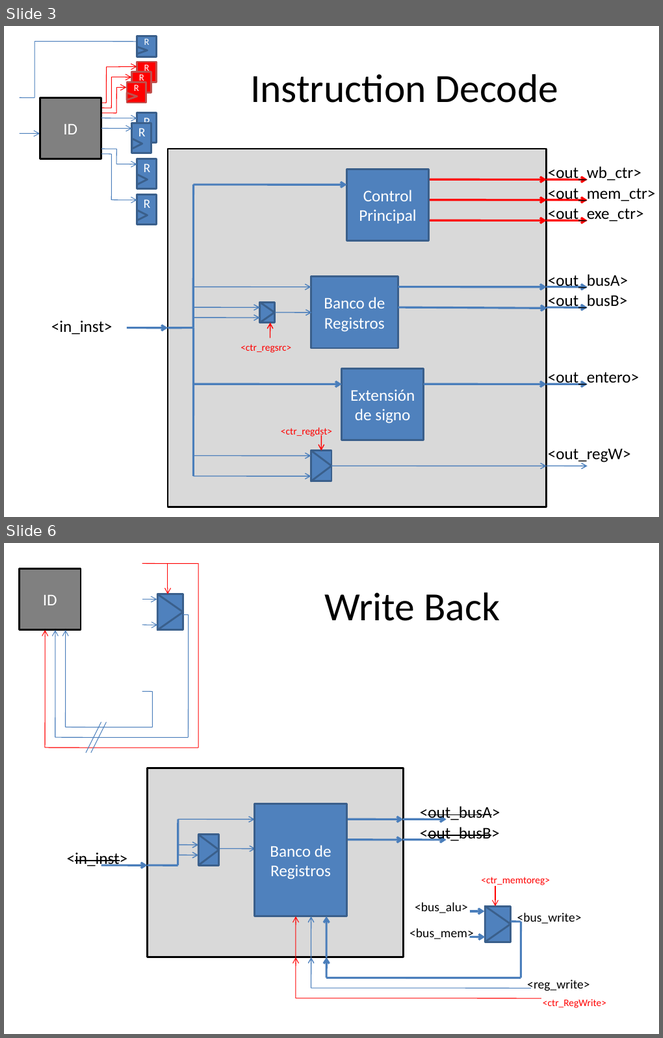
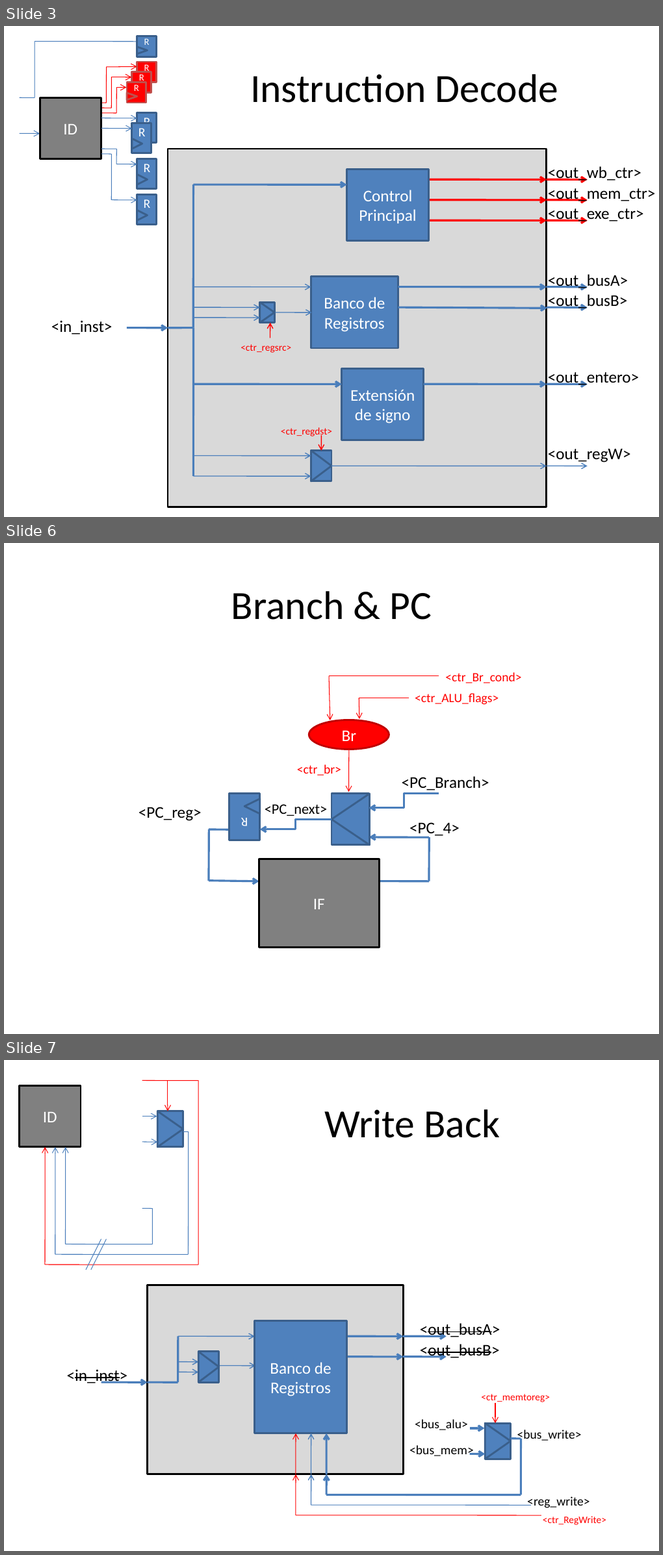
Before and after one commit to Agamb01/TFG, a slide deck: PDFs/Representación Procesador.pptx. Shown one above the other, each under a label of ours: slides 3 and 6 before the commit, slides 3, 6 and 7 after it; the slides between them are not shown. The pictures are 663x1038 and 663x1555 pixels, drawn with LibreOffice and Linux fonts; fonts in the diff are those of the drawing. Boxes give left, top, right and bottom in pixels: in the first picture for what was removed or moved away, otherwise in the second. Text is boxed around its words. In the diff, an @@ line names an element or a change of style, - is before the commit and + after.

```diff
--- a/PDFs/Representación Procesador.pptx
+++ b/PDFs/Representación Procesador.pptx
@@ slide 6 added at [4, 543, 659, 1034], background #FFFFFF @@
@@ title added at [232, 591, 432, 620], 44 pt, text #000000 @@
+Branch & PC
@@ group added at [208, 676, 439, 947]: 6 lines, 5 arrows, 3 rectangles, 2 triangles, 2 elbow arrows, 1 ellipse @@
+R
+IF
+Br
@@ text added at [445, 672, 521, 683], 14 pt, text #FF0000 @@
+<ctr_Br_cond>
@@ text added at [415, 693, 499, 705], 14 pt, text #FF0000 @@
+<ctr_ALU_flags>
@@ text added at [297, 765, 341, 776], 14 pt, text #FF0000 @@
+<ctr_br>
@@ text added at [402, 776, 490, 791], 18 pt, text #000000 @@
+<PC_Branch>
@@ text added at [139, 807, 202, 821], 18 pt, text #000000 @@
+<PC_reg>
@@ text added at [265, 804, 327, 816], 16 pt, text #000000 @@
+<PC_next>
@@ text added at [410, 823, 460, 837], 18 pt, text #000000 @@
+<PC_4>
@@ what was slide 6 is now slide 7 @@
```
Also in this commit, not shown: 3 slides changed, 34 other files.
